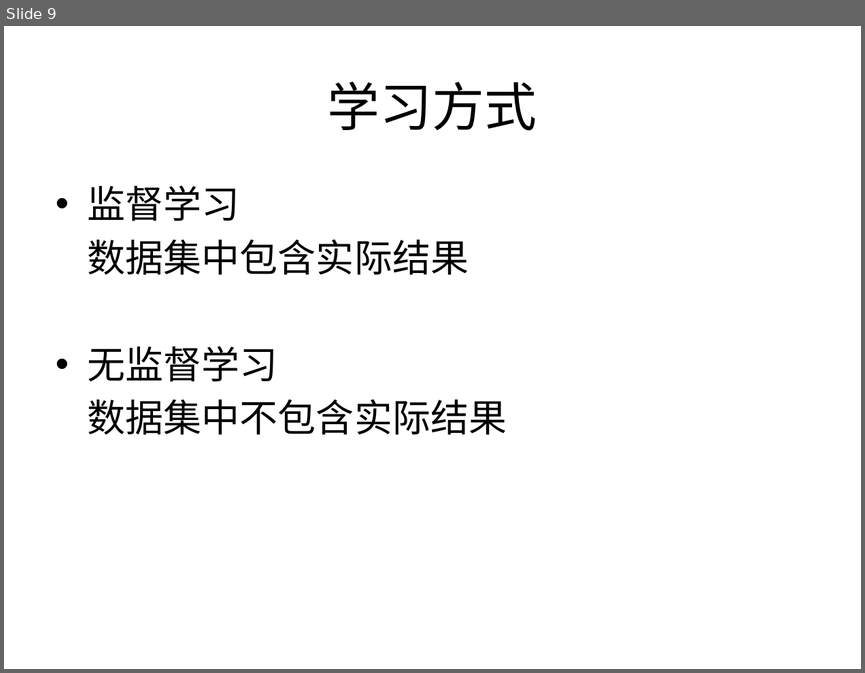
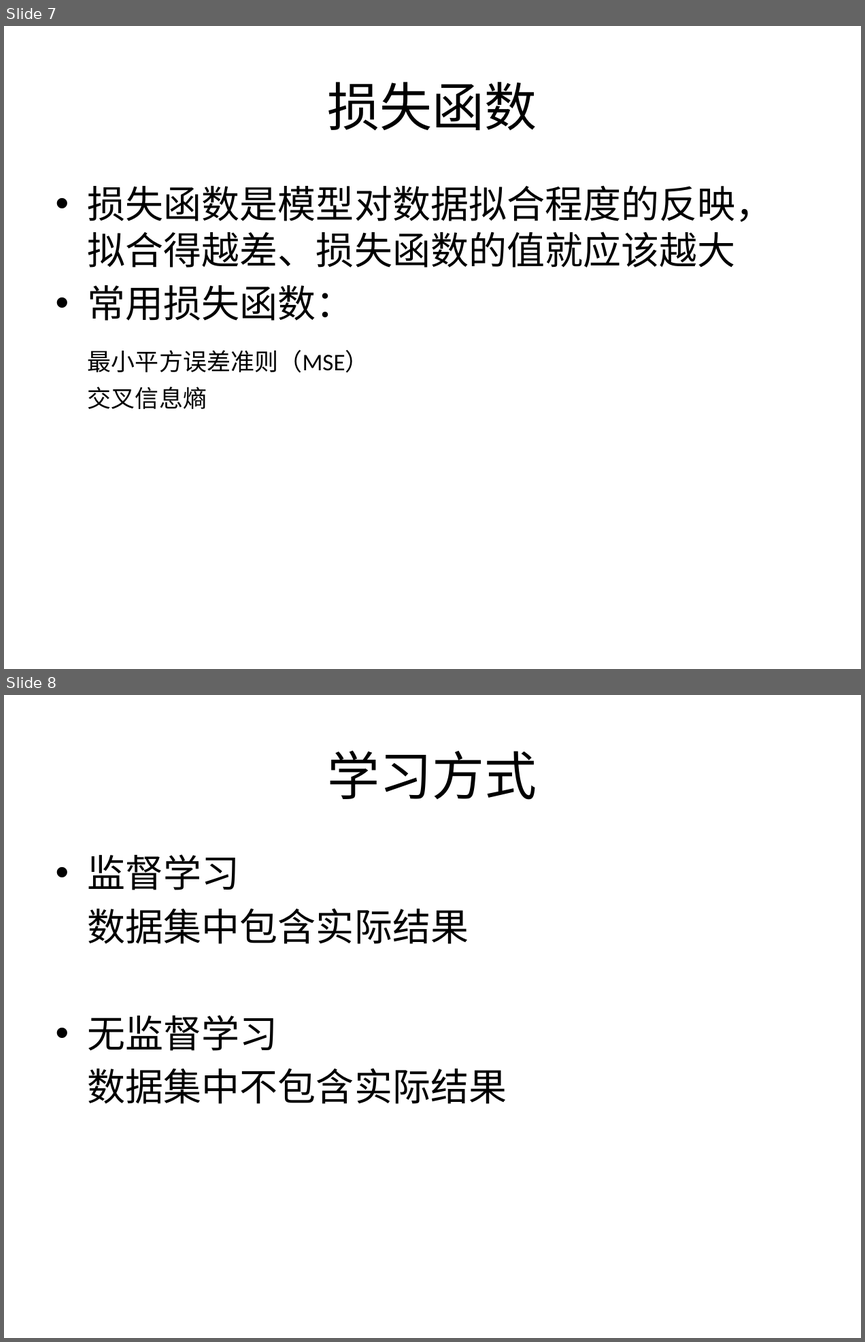
Before and after one commit to wangbin5/samples, a slide deck: docs/神经元网络.pptx. Shown one above the other, each under a label of ours: slide 9 before the commit, slides 7 and 8 after it. The pictures are 865x673 and 865x1342 pixels, drawn with LibreOffice and Linux fonts; fonts in the diff are those of the drawing. Boxes give left, top, right and bottom in pixels: in the first picture for what was removed or moved away, otherwise in the second. Text is boxed around its words. In the diff, an @@ line names an element or a change of style, - is before the commit and + after.

```diff
--- a/docs/神经元网络.pptx
+++ b/docs/神经元网络.pptx
@@ slide 7 added at <box>4,26,861,669</box>, background #FFFFFF @@
@@ title added at <box>328,82,537,131</box>, 44 pt, text #000000 @@
+损失函数
@@ text added at <box>88,185,773,409</box>, 32 pt, text #000000 @@
+• 损失函数是模型对数据拟合程度的反映，拟合得越差、损失函数的值就应该越大
+• 常用损失函数：
+最小平方误差准则（MSE）
+交叉信息熵
@@ what was slide 9 is now slide 8 @@
```
Also in this commit, not shown: 7 slides changed, 7 other slides added, 12 slides removed, 19 other files.
